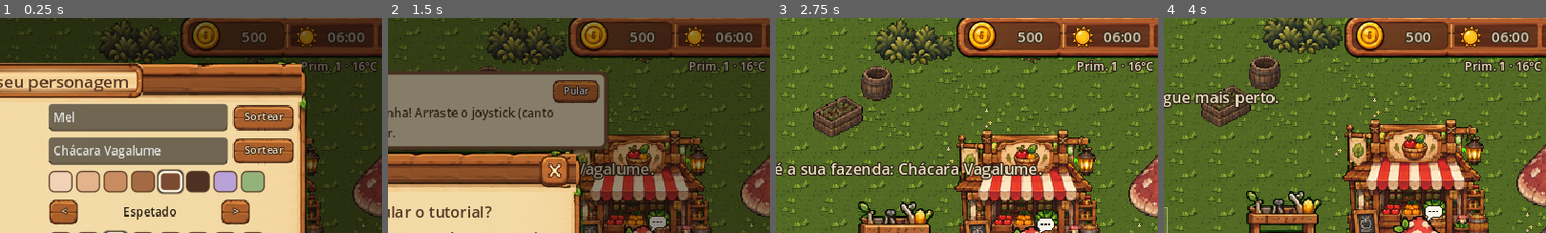
Above: before the commit, frames 1-4 (left to right).
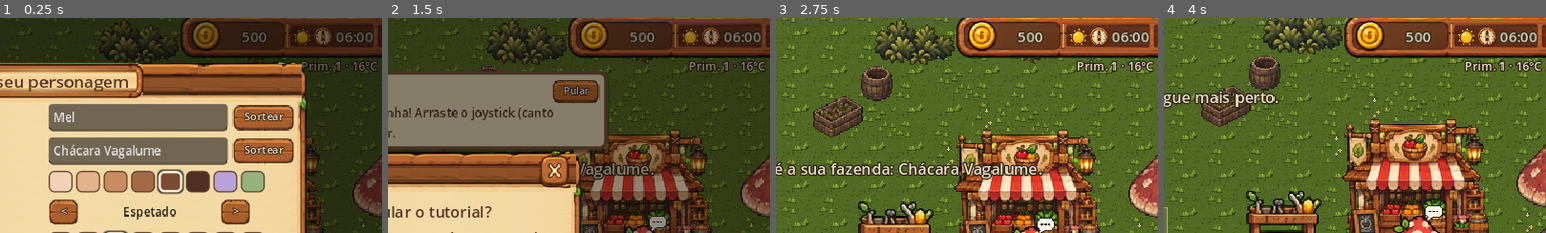
Above: after the commit, the same moments.

Repository: kyoubuerickfreitas-ux/fazendinha-fantastica
Game: Godot game, scene res://scenes/main.tscn
Two runs of this game, one before a commit and one after it. Both use one fixed random seed, a clock stepped at 60 frames per second and the inputs below.
Inputs (mouse positions are % of the whole screen's width and height, from its top left):
- Up to frame 1 (0.25 s): no input
- Up to frame 2 (1.5 s): click "Começar!" at 0.5 s; click "Pular" at 1.25 s
- Up to frame 3 (2.75 s): click "Sim" at 2 s
- Up to frame 4 (4 s): move the mouse to (72, 45) at 2.77 s; hold D (move_right) 2.78-3.5 s; hold E (interact) 2.78-3.5 s; click (72, 45) at 2.92 s; drag from (30, 55) to (45, 70) at 3.52 s
The pictures show only the part of the screen within x 44-94%, y 2-52%; the shares and areas given below are measured in that part.

The runs differ from the first frame. In frame 1, 0.6% of the frame differs, in the area x 77-98%, y 4-14%; in frame 2, 0.8%; in frame 3, 1.0%, in the area x 76-98%, y 3-14%; in frame 4, 1.0%.

Commit message:
Relógio de ponteiro no painel de cima, ao lado do sol/lua
- ClockIcon desenha os ponteiros na hora do jogo sobre o mostrador da folha de clima
  (tools/import_weather_icons.py gera clock_face.png sem os ponteiros)
- Painel do topo: sol/lua, relógio e a hora escrita

Co-Authored-By: Claude Opus 5.5 <noreply@anthropic.com>
Claude-Session: https://claude.ai/code/session_01K8smMkd41S9KsmfWVPtWCG

Diff:
--- /dev/null
+++ b/scripts/ui/clock_icon.gd
@@ -0,0 +1,27 @@
+class_name ClockIcon
+extends Control
+## Relógio de ponteiro do painel de cima: mostrador da arte (tools/import_weather_icons.py) e ponteiros
+## desenhados na hora do jogo.
+
+const FACE := preload("res://assets/sprites/ui/weather/clock_face.png")
+const INK := Color("3b2414")
+
+
+func _ready() -> void:
+	mouse_filter = Control.MOUSE_FILTER_IGNORE
+	texture_filter = CanvasItem.TEXTURE_FILTER_LINEAR
+	Game.time_changed.connect(func(_d, _m): queue_redraw())
+
+
+func _draw() -> void:
+	var side := minf(size.x, size.y)
+	var r := Rect2((size - Vector2(side, side)) / 2.0, Vector2(side, side))
+	draw_texture_rect(FACE, r, false)
+	var c := r.get_center()
+	var radius := side / 2.0
+	var m := Game.minutes % (24 * 60)
+	var hour_ang := float(m % 720) / 720.0 * TAU - PI / 2.0
+	var min_ang := float(m % 60) / 60.0 * TAU - PI / 2.0
+	draw_line(c, c + Vector2.from_angle(hour_ang) * radius * 0.34, INK, maxf(1.5, side * 0.09), true)
+	draw_line(c, c + Vector2.from_angle(min_ang) * radius * 0.5, INK, maxf(1.0, side * 0.06), true)
+	draw_circle(c, maxf(1.2, side * 0.06), Color("e08a2c"))
--- a/scripts/ui/hud.gd
+++ b/scripts/ui/hud.gd
@@ -219,6 +219,12 @@
 	_top_right = panel
 	_money_label = _panel_label(panel, HudLayout.rect("top", "money", size), 12)
 	_time_icon = _panel_icon(panel, HudLayout.rect("top", "time_icon", size))
+	var clock := ClockIcon.new()          # relógio de ponteiro ao lado do sol/lua
+	var cr := HudLayout.rect("top", "clock", size)
+	clock.position = cr.position
+	clock.size = cr.size
+	clock.name = "Clock"
+	panel.add_child(clock)
 	_time_label = _panel_label(panel, HudLayout.rect("top", "time", size), 12)
 	_weather_icon = _panel_icon(panel, HudLayout.rect("top", "weather", size))
 	# estação, dia e temperatura logo abaixo do painel
--- a/scripts/ui/hud_layout.gd
+++ b/scripts/ui/hud_layout.gd
@@ -2,7 +2,7 @@
 ## Gerado por tools/import_hud.py: onde fica cada coisa dentro das peças da HUD
 ## (frações x0, y0, x1, y1 do tamanho da imagem).
 
-const L := {"portrait": {"inner": [0.1803, 0.1875, 0.8627, 0 …(135 unchanged characters)… 1818, 0.4253, 0.8182], "time_icon": [0.4708, 0.2273, 0.5779, 0.7727], "time": [0.5779, 0.1818, 0.8036, 0.8182], "weather": [0.8344, 0.2, 0.96 …(380 unchanged characters)…
+const L := {"portrait": {"inner": [0.1803, 0.1875, 0.8627, 0 …(135 unchanged characters)… 1818, 0.4253, 0.8182], "time_icon": [0.4675, 0.2455, 0.5487, 0.7545], "clock": [0.5519, 0.2455, 0.6364, 0.7545], "time": [0.6331, 0.1818, 0.8068, 0.8182], "weather": [0.8344, 0.2, 0.96 …(380 unchanged characters)…
 
 
 static func rect(piece: String, key: String, size: Vector2) -> Rect2:
Binary file added: assets/sprites/ui/weather/clock_face.png
Not shown, added: assets/sprites/ui/weather/clock_face.png.import
